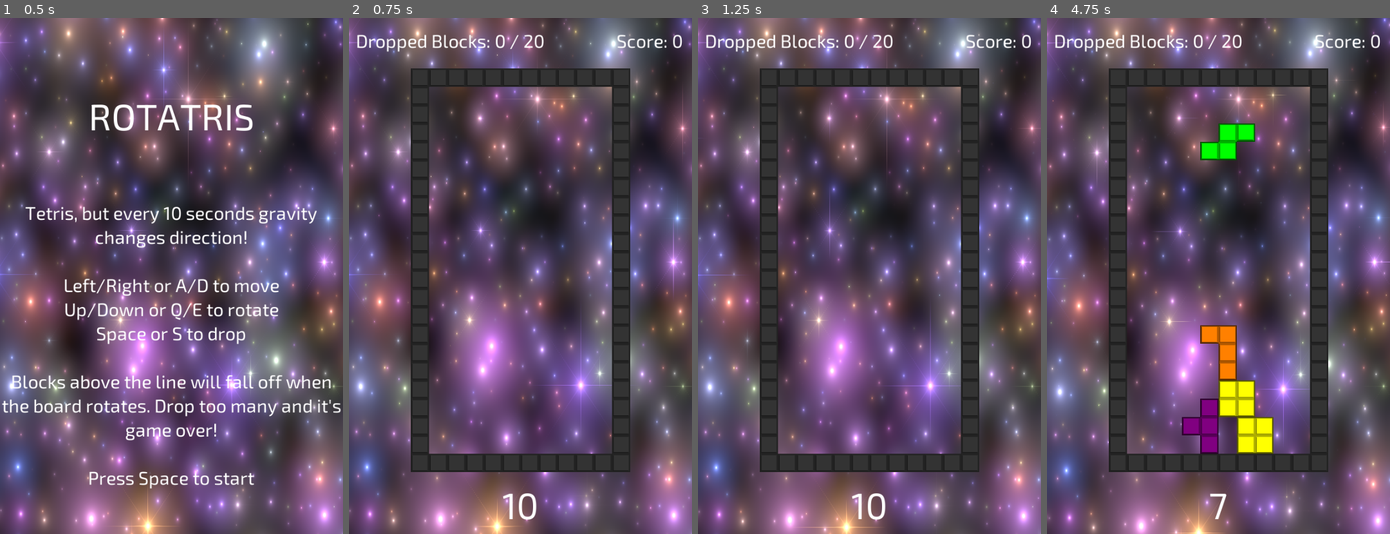
Above: before the commit, frames 1-4 (left to right).
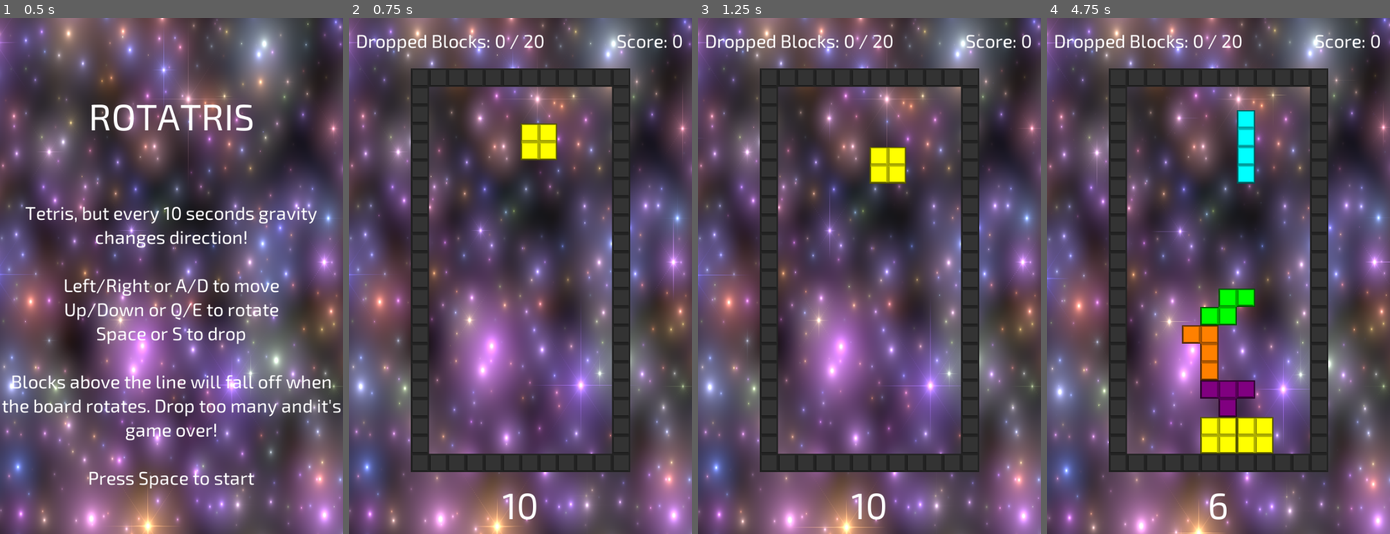
Above: after the commit, the same moments.

Repository: danielcannell/rotatris
Game: Godot game, scene res://Main.tscn
The game is run twice, just before and just after one commit, with the same random seed, the same clock (stepped at 60 frames per second) and the same inputs.
Inputs:
- Up to frame 1 (0.5 s): no input
- Up to frame 2 (0.75 s): hold Right (move_right) from 0.53 s (still down); tap Space (drop) at 0.6 s
- Up to frame 3 (1.25 s): keep holding Right (move_right)
- Up to frame 4 (4.75 s): release Right (move_right) at 1.28 s; hold Left (move_left) 1.28-2.03 s; tap Space (drop) at 1.35, 2.3, 3.05, 3.6, 4.35 s; hold Right (move_right) 2.03-3.53 s; tap Down (rotate_ccw) at 2.1 s; tap Up (rotate_cw) at 2.85 s; hold Left (move_left) from 3.53 s (still down)

Frame 1 is identical in both runs. In frame 2, 0.8% of the frame differs, in the area x 49-61%, y 20-28%; in frame 3, 0.8%; in frame 4, 5.5%, in the area x 39-61%, y 17-98%.

Commit message:
Reduce intro timer

Diff:
--- a/Playfield.gd
+++ b/Playfield.gd
@@ -11,7 +11,7 @@
 var game_running := false
 
 # Small timer at the start to avoid double-pressed inputs from the menu
-var intro_timer := 1.0
+var intro_timer := 0.1
 
 # Player score
 var score := 0
@@ -54,7 +54,7 @@
 
 func start_game():
     self.game_running = true
-    self.intro_timer = 1.0
+    self.intro_timer = 0.1
     self.update_score(0)
     for id in self.blocks:
         var block = self.blocks[id]
